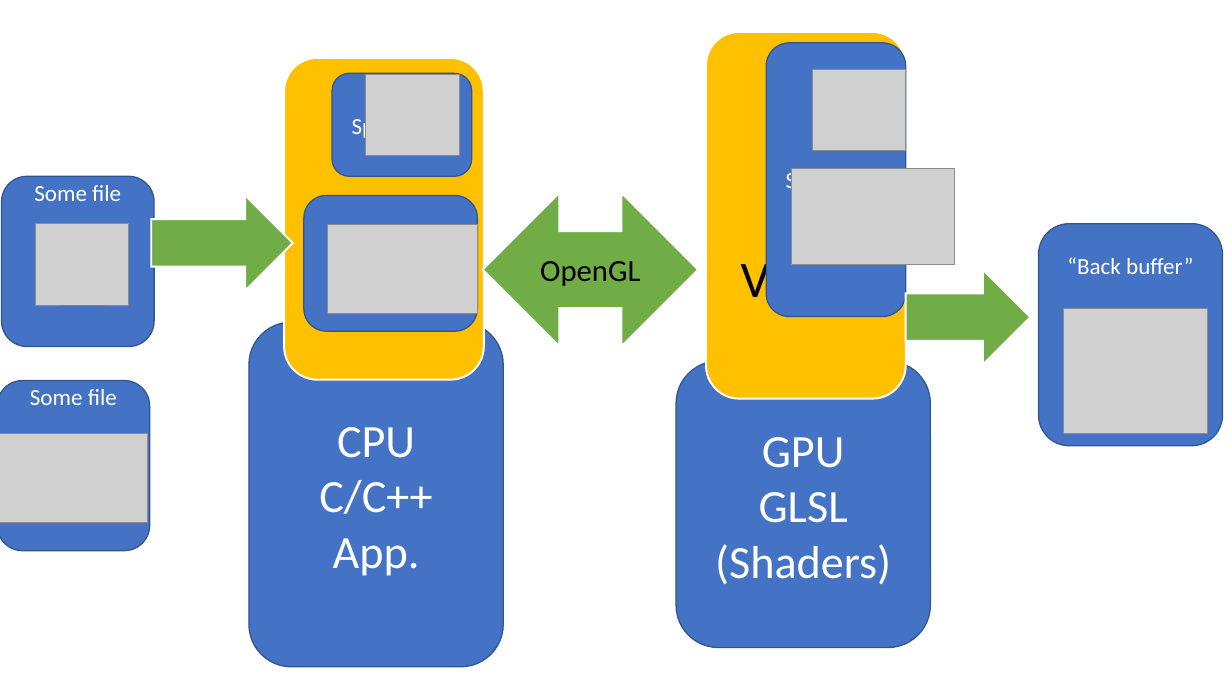
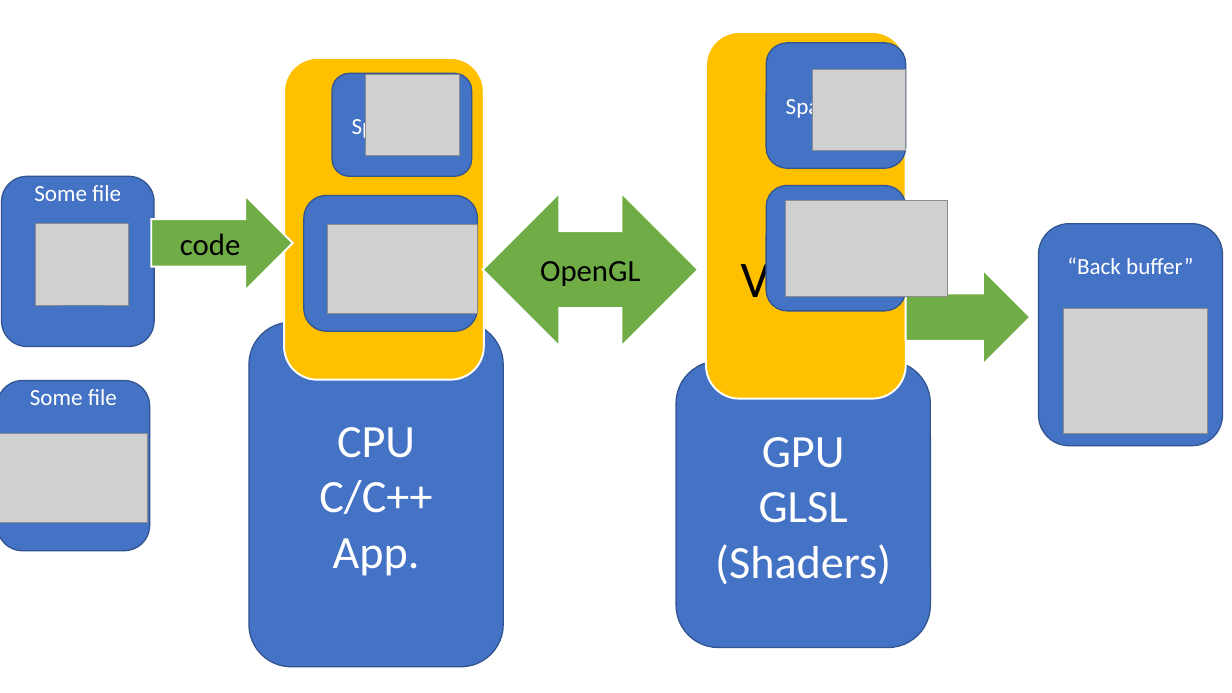
Before and after one commit to Freethetan/INFO3111-S21, a slide deck: slide 8 of Day2Day/Day_01/S1_Note.pptx (slide 7 before the commit). Drawn at 1232x693 pixels with LibreOffice and Linux fonts; fonts in the diff are those of the drawing; grey boxes stand for pictures. Boxes give left, top, right and bottom in pixels: in the first picture for what was removed or moved away, otherwise in the second. Text is boxed around its words. In the diff, an @@ line names an element or a change of style, - is before the commit and + after.

```diff
--- a/Day2Day/Day_01/S1_Note.pptx
+++ b/Day2Day/Day_01/S1_Note.pptx
@@ rounded rectangle "Space Ship": place and size @@
-rounded rectangle "Space Ship" at [766, 43, 906, 316]
+rounded rectangle "Space Ship" at [766, 43, 906, 168]
@@ rounded rectangle added at [766, 186, 906, 311], fill #4472C4, outline #325491 1 pt @@
@@ picture: place and size @@
-picture at [792, 168, 955, 264]
+picture at [786, 200, 948, 296]
@@ text in right arrow at [180, 233, 240, 255]: text added @@
+code
```
Also in this commit, not shown: 1 other slide changed, 1 slide added.
